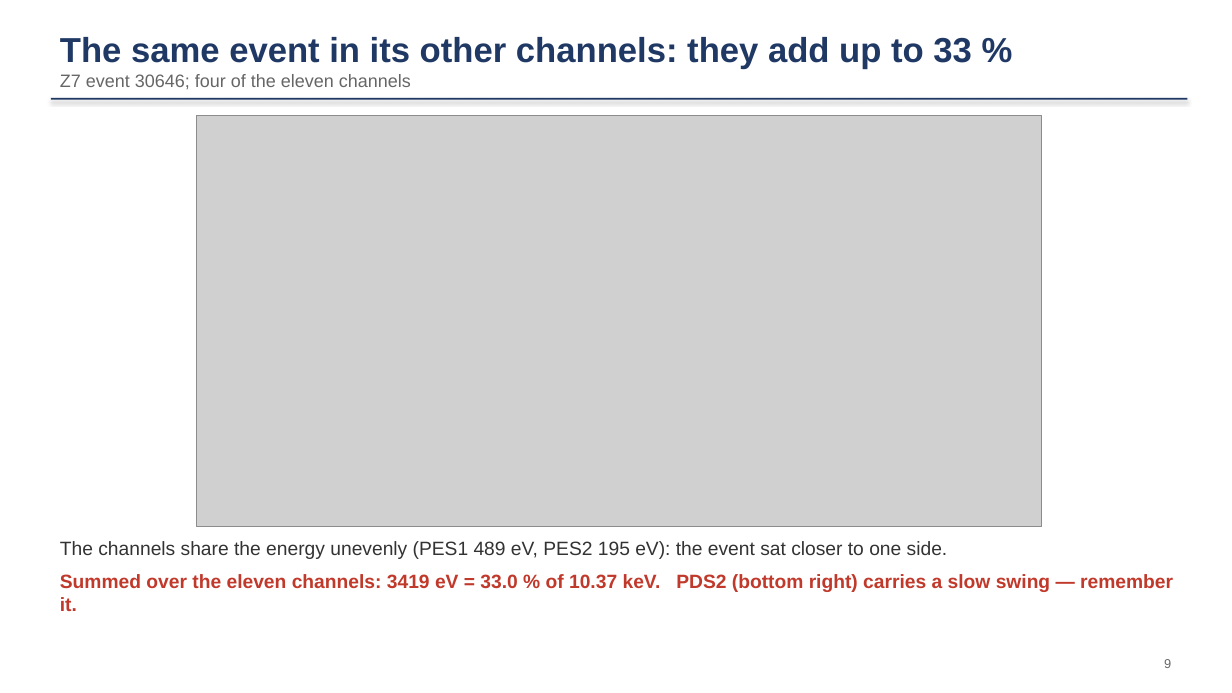
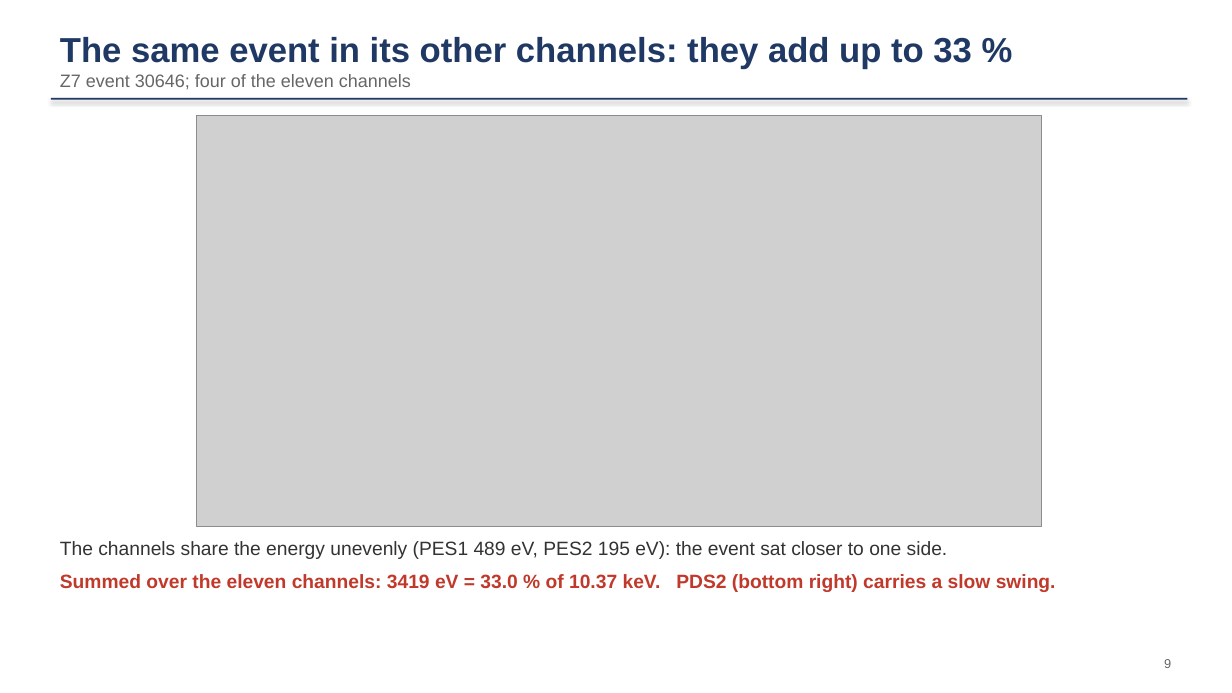
Before and after one commit to ZhihengLi0/urop, a slide deck: slide 9 of snolab/collection_efficiency/presentation/SNOLAB_R4_collection_efficiency_20260910.pptx. Drawn at 1232x693 pixels with LibreOffice and Linux fonts; fonts in the diff are those of the drawing; grey boxes stand for pictures. Boxes give left, top, right and bottom in pixels: in the first picture for what was removed or moved away, otherwise in the second. Text is boxed around its words. In the diff, an @@ line names an element or a change of style, - is before the commit and + after.

```diff
--- a/snolab/collection_efficiency/presentation/SNOLAB_R4_collection_efficiency_20260910.pptx
+++ b/snolab/collection_efficiency/presentation/SNOLAB_R4_collection_efficiency_20260910.pptx
@@ text at bbox=[60, 574, 1056, 592]: text changed @@
-Summed over the eleven channels: 3419 eV = 33.0 % of 10.37 keV. PDS2 (bottom right) carries a slow swing — remember it.
+Summed over the eleven channels: 3419 eV = 33.0 % of 10.37 keV. PDS2 (bottom right) carries a slow swing.
```
Also in this commit, not shown: 5 other slides changed, 18 other files.
